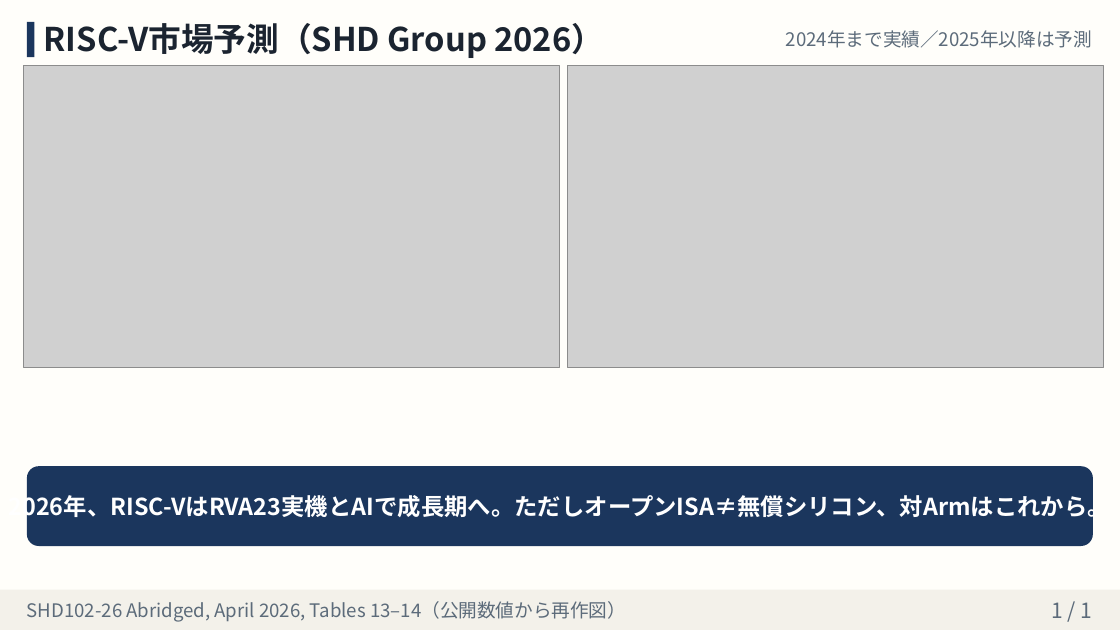
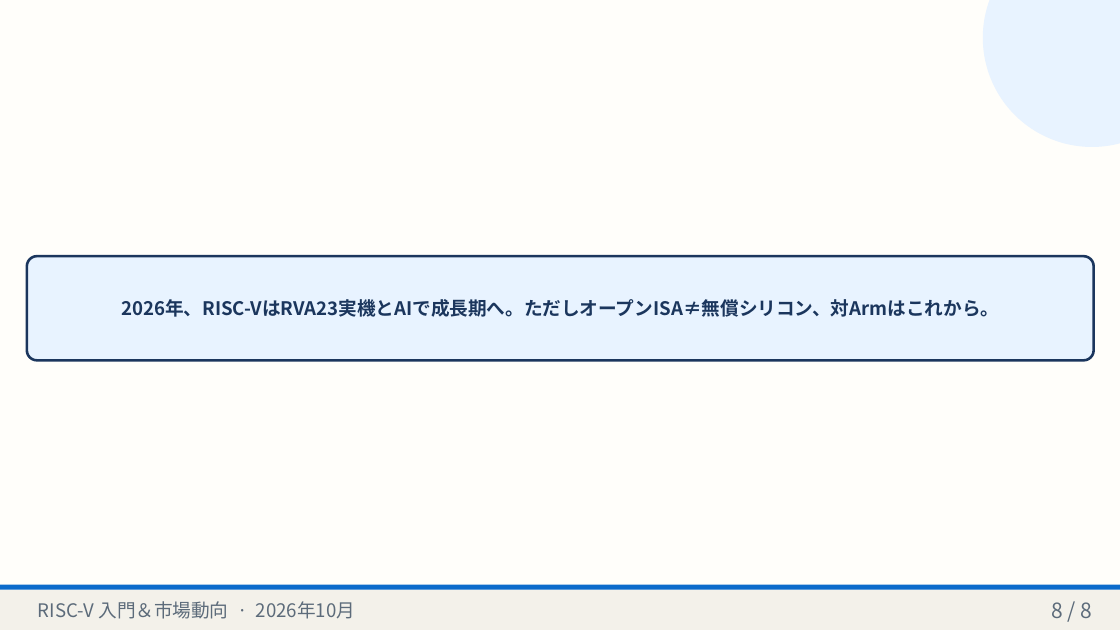
Before and after one commit to shotaminato/create-slides, a slide deck: slide 8 of examples/sample-deck.pptx (slide 1 before the commit). Drawn at 1120x630 pixels with LibreOffice and Linux fonts; fonts in the diff are those of the drawing; grey boxes stand for pictures. Boxes give left, top, right and bottom in pixels: in the first picture for what was removed or moved away, otherwise in the second. Text is boxed around its words. In the diff, an @@ line names an element or a change of style, - is before the commit and + after.

```diff
--- a/examples/sample-deck.pptx
+++ b/examples/sample-deck.pptx
@@ rectangle removed at [27, 22, 34, 57] @@
@@ text removed at [44, 23, 604, 58] @@
-RISC-V市場予測（SHD Group 2026）
@@ ellipse added at [983, 0, 1120, 147], fill #E8F3FF @@
@@ text removed at [786, 30, 1092, 48] @@
-2024年まで実績／2025年以降は予測
@@ picture removed at [24, 66, 560, 368] @@
@@ picture removed at [568, 66, 1104, 368] @@
@@ rounded rectangle "2026年、RISC-VはRVA23実機とAIで成長期へ。ただしオープンISA≠無償シリコン、対Armはこれから。": place and size @@
-rounded rectangle "2026年、RISC-VはRVA23実機とAIで成長期へ。ただしオープンISA≠無償シリコン、対Armはこれから。" at [27, 466, 1093, 546]
+rounded rectangle "2026年、RISC-VはRVA23実機とAIで成長期へ。ただしオープンISA≠無償シリコン、対Armはこれから。" at [27, 256, 1094, 360]
@@ rounded rectangle "2026年、RISC-VはRVA23実機とAIで成長期へ。ただしオープンISA≠無償シリコン、対Armはこれから。" at [27, 256, 1094, 360]: size 20 to 16 pt, text colour #FFFFFF to #1B365D; fill #1B365D to #E8F3FF; outline none to #1B365D 2.2 pt; proportions changed @@
@@ rectangle added at [0, 585, 1120, 590], fill #0B6BCB @@
@@ text at [38, 601, 355, 619]: text changed @@
-SHD102-26 Abridged, April 2026, Tables 13–14（公開数値から再作図）
+RISC-V 入門＆市場動向 · 2026年10月
@@ text at [1051, 602, 1092, 618]: text changed @@
-1 / 1
+8 / 8
```
Also in this commit, not shown: 7 slides added, 22 other files.
